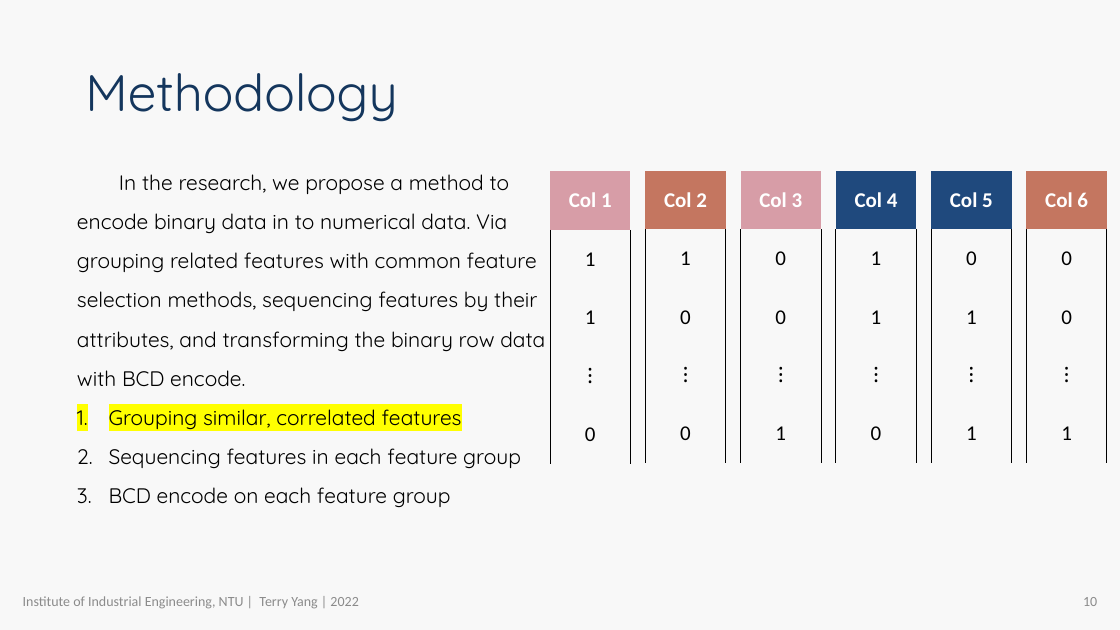
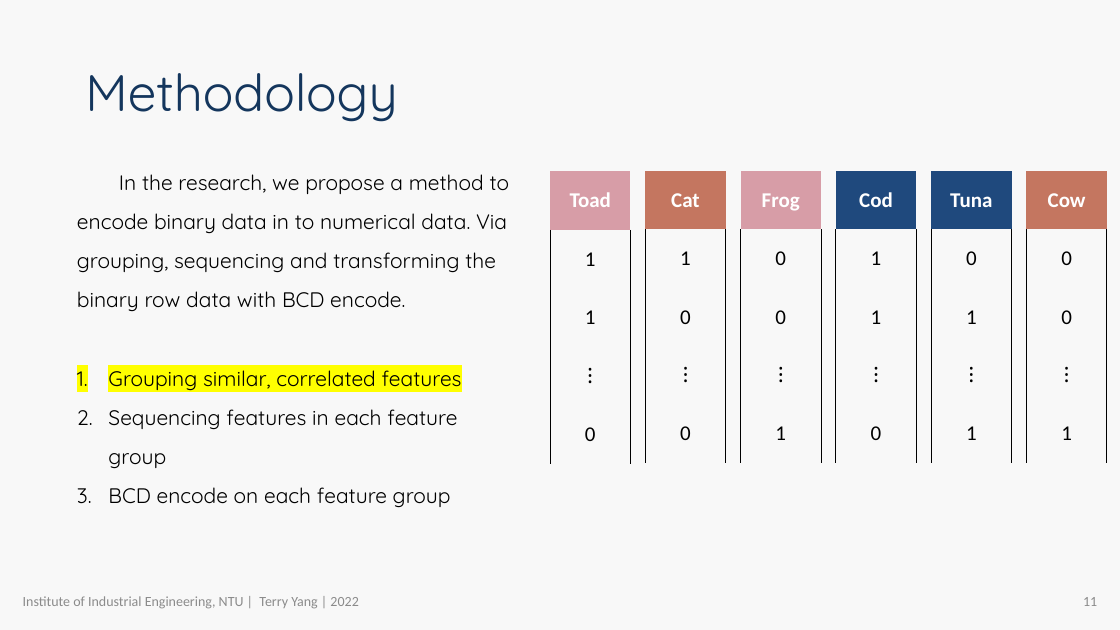
Before and after one commit to R64825/NTUIIE-Research, a slide deck: slide 11 of ppt/APIEMS TerryYang.pptx (slide 10 before the commit). Drawn at 1120x630 pixels with LibreOffice and Linux fonts; fonts in the diff are those of the drawing; background and template pictures are left out. Boxes give left, top, right and bottom in pixels: in the first picture for what was removed or moved away, otherwise in the second. Text is boxed around its words. In the diff, an @@ line names an element or a change of style, - is before the commit and + after.

```diff
--- a/ppt/APIEMS TerryYang.pptx
+++ b/ppt/APIEMS TerryYang.pptx
@@ text at (77,174,510,311): text changed @@
-In the research, we propose a method to encode binary data in to numerical data. Via grouping related features with common feature selection methods, sequencing features by their attributes, and transforming the binary row data with BCD encode.
+In the research, we propose a method to encode binary data in to numerical data. Via grouping, sequencing and transforming the binary row data with BCD encode.
@@ table at (550,171,631,464) @@
-row 1, column 1: Col 1
+row 1, column 1: Toad
@@ table at (645,171,726,463) @@
-row 1, column 1: Col 2
+row 1, column 1: Cat
@@ table at (741,171,822,463) @@
-row 1, column 1: Col 3
+row 1, column 1: Frog
@@ table at (836,171,917,463) @@
-row 1, column 1: Col 4
+row 1, column 1: Cod
@@ table at (931,171,1012,463) @@
-row 1, column 1: Col 5
+row 1, column 1: Tuna
@@ table at (1027,171,1107,463) @@
-row 1, column 1: Col 6
+row 1, column 1: Cow
@@ page number at (1083,597,1097,606): text changed @@
-10
+11
```
Also in this commit, not shown: 17 other slides changed, 2 slides added, 1 slide removed, 2 other files.
